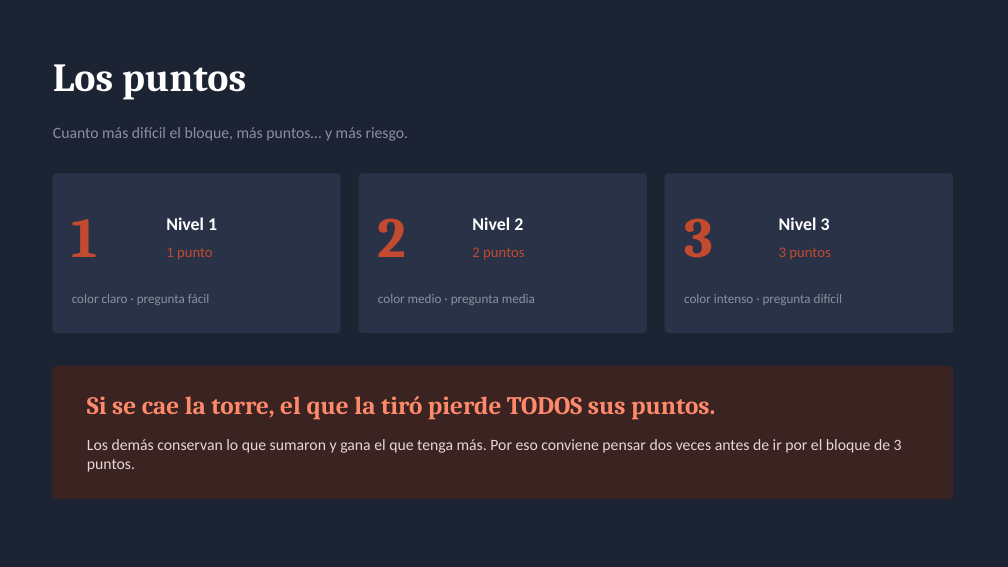
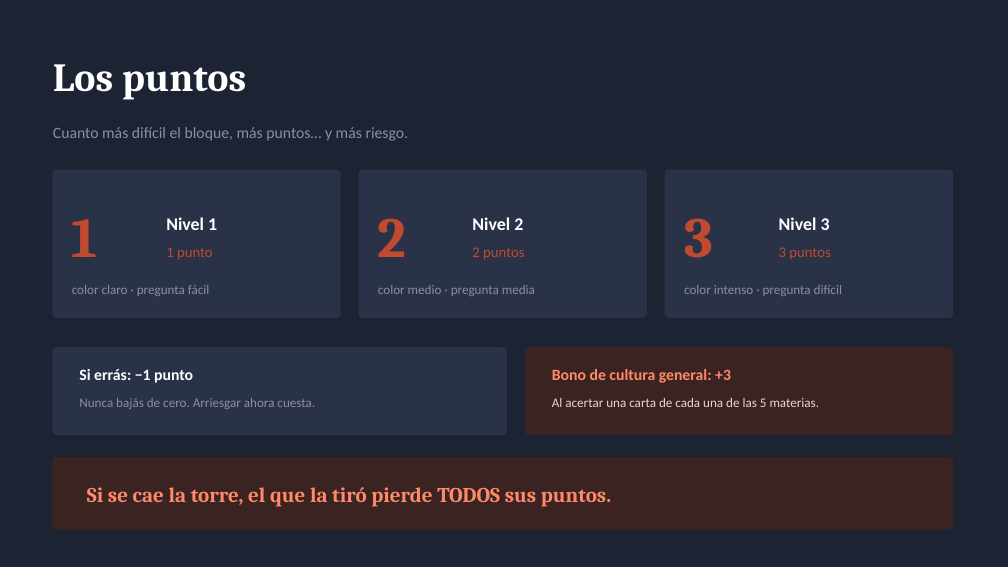
Before and after one commit to gonzabarde/Juego-Nieto, a slide deck: slide 7 of presentacion/Jenga_de_Cultura_General.pptx. Drawn at 1008x567 pixels with LibreOffice and Linux fonts; fonts in the diff are those of the drawing. Boxes give left, top, right and bottom in pixels: in the first picture for what was removed or moved away, otherwise in the second. Text is boxed around its words. In the diff, an @@ line names an element or a change of style, - is before the commit and + after.

Commit message:
Dos cambios de reglas: errar resta 1 punto y bono por las 5 materias
Simulando 2000 partidas aparecieron dos problemas de diseno:

1. Los bloques de nivel 1 se elegian el 2,1% de las veces. Como fallar no
   costaba nada, siempre convenia el bloque mas dificil que se pudiera
   alcanzar: el nivel 2 le gana al nivel 1 desde que sabes mas del 32% de
   la materia. La eleccion de dificultad no era una decision real.

2. Cada jugador acertaba cartas de 1,4 materias distintas de 5. Como el
   color se ve antes de sacar el bloque, conviene cazar siempre la misma
   materia y no tocar las otras.

Cambios:
- Si errás, restás 1 punto (nunca por debajo de cero).
- Bono de cultura general: +3 la primera vez que acertaste al menos una
  carta de cada una de las 5 materias. Se cobra una sola vez.

Con los dos, el reparto de niveles pasa de 2/31/67 a 18/44/38 y los
jugadores tocan el doble de materias.

Actualizados: reglas, hoja de puntaje (con casilleros para marcar el
bono), sistema de puntajes, presentacion y README. El SISTEMA_PUNTOS.pdf
estaba sin regenerar desde el principio y decia lo contrario; ahora
sigue el mismo estilo que el resto.

```diff
--- a/presentacion/Jenga_de_Cultura_General.pptx
+++ b/presentacion/Jenga_de_Cultura_General.pptx
@@ rounded rectangle: place and size @@
-rounded rectangle at <box>53,174,340,333</box>
+rounded rectangle at <box>53,170,340,318</box>
@@ rounded rectangle: place and size @@
-rounded rectangle at <box>359,174,647,333</box>
+rounded rectangle at <box>359,170,647,318</box>
@@ rounded rectangle: place and size @@
-rounded rectangle at <box>665,174,953,333</box>
+rounded rectangle at <box>665,170,953,318</box>
@@ 3 texts: place and size @@
-3 texts at <box>72,294,842,305</box>
+3 texts at <box>72,285,842,296</box>
@@ rounded rectangle added at <box>53,348,507,435</box>, fill #2A3247, outline #2A3247 1 pt @@
@@ rounded rectangle added at <box>526,348,953,435</box>, fill #3A2320, outline #3A2320 1 pt @@
@@ text added at <box>79,369,193,383</box>, 15 pt, text #FFFFFF, bold @@
+Si errás: −1 punto
@@ text added at <box>552,369,731,383</box>, 15 pt, text #FF8A6B, bold @@
+Bono de cultura general: +3
@@ text added at <box>79,398,315,409</box>, 12.5 pt, text #8A90A0 @@
+Nunca bajás de cero. Arriesgar ahora cuesta.
@@ text added at <box>552,398,820,407</box>, 12.5 pt, text #E4D8D4 @@
+Al acertar una carta de cada una de las 5 materias.
@@ text removed at <box>87,439,902,472</box> @@
-Los demás conservan lo que sumaron y gana el que tenga más. Por eso conviene pensar dos veces antes de ir por el bloque de 3 puntos.
@@ proportions changed in 4 elements at <box>53,170,340,318</box>, <box>359,170,647,318</box>, <box>665,170,953,318</box>, <box>53,457,953,529</box> @@
@@ rounded rectangle: place and size @@
-rounded rectangle at <box>53,367,953,499</box>
+rounded rectangle at <box>53,457,953,529</box>
@@ text "Si se cae la torre, ...": place and size @@
-text "Si se cae la torre, ..." at <box>87,396,715,420</box>
+text "Si se cae la torre, ..." at <box>87,487,611,507</box>
@@ text "Si se cae la torre, ..." at <box>87,487,611,507</box>: size 24 to 20 pt @@
```
Also in this commit, not shown: 1 other slide changed, 6 other files.
